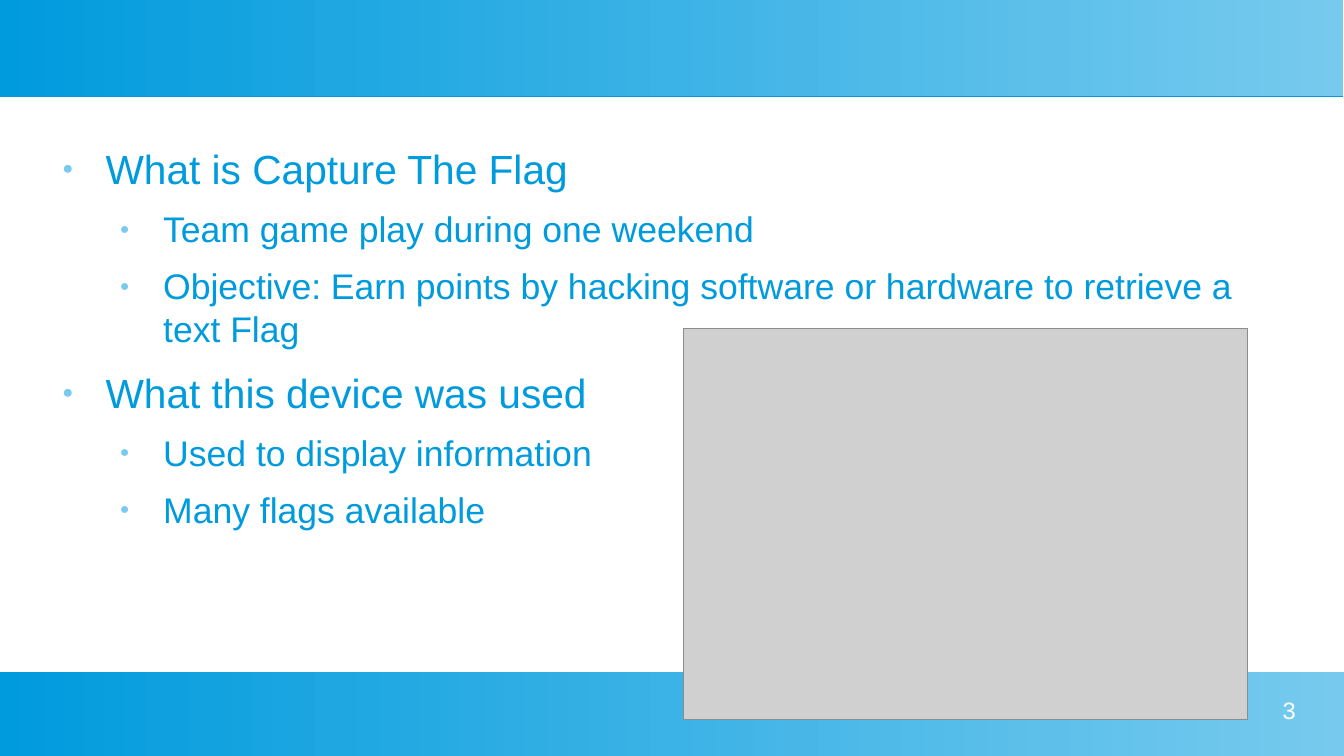
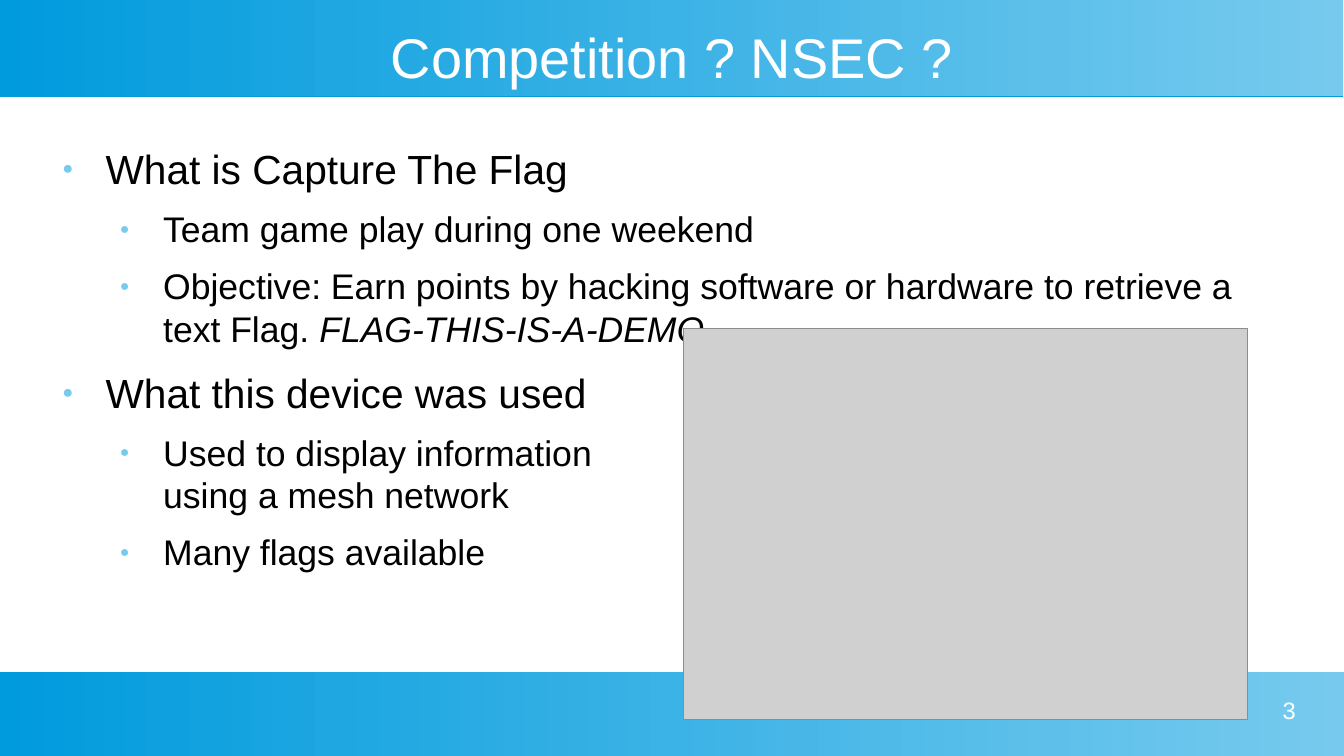
Before and after one commit to jingl3s/nsec-badge-display-other, a slide deck: slide 3 of medias/presentation.odp. Drawn at 1344x756 pixels with LibreOffice and Linux fonts; fonts in the diff are those of the drawing; grey boxes stand for pictures. Boxes give left, top, right and bottom in pixels: in the first picture for what was removed or moved away, otherwise in the second. Text is boxed around its words. In the diff, an @@ line names an element or a change of style, - is before the commit and + after.

```diff
--- a/medias/presentation.odp
+++ b/medias/presentation.odp
@@ title added at [391, 37, 906, 88], 33 pt, text #FFFFFF @@
+Competition ? NSEC ?
@@ text at [106, 154, 754, 573]: text colour #009BDD to #000000 in "What is Capture The Flag", "Team game play during one weekend", "What this device was used", "Many flags available" @@
@@ text at [163, 273, 1232, 349]: text changed; text colour #009BDD to #000000 @@
-  ● Objective: Earn points by hacking software or hardware to retrieve a text Flag
+  ● Objective: Earn points by hacking software or hardware to retrieve a text Flag. FLAG-THIS-IS-A-DEMO
@@ text at [163, 440, 592, 516]: text changed; text colour #009BDD to #000000 @@
-  ● Used to display information
+  ● Used to display information
+    using a mesh network
```
Also in this commit, not shown: 3 other slides changed, 9 slides added, 3 other files.
